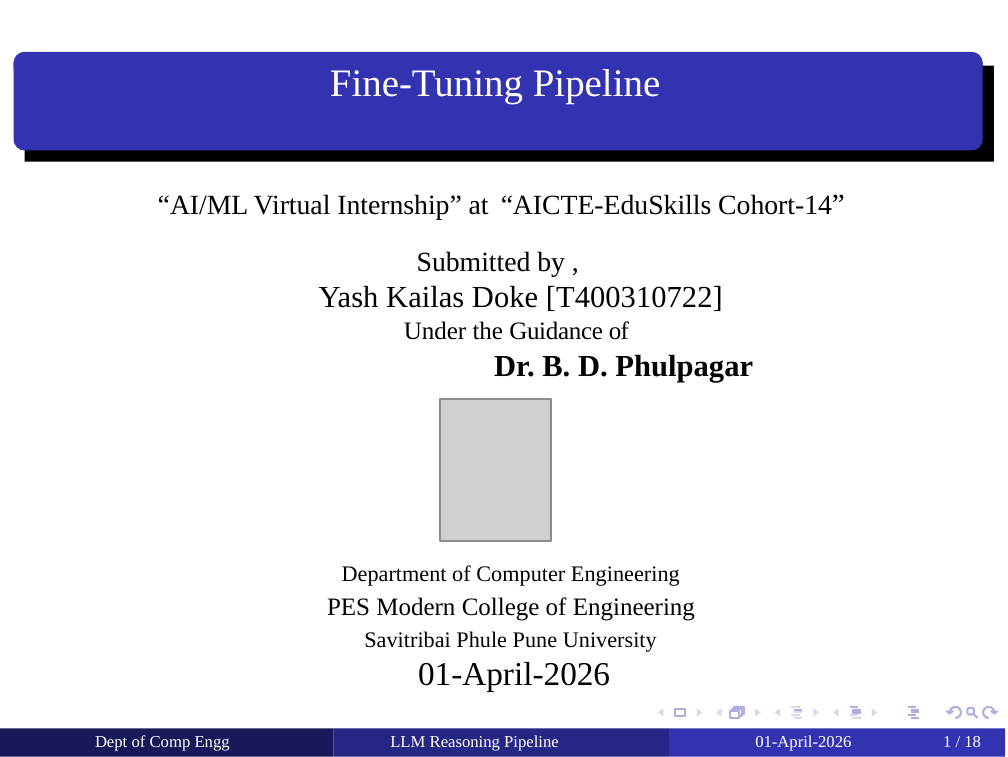
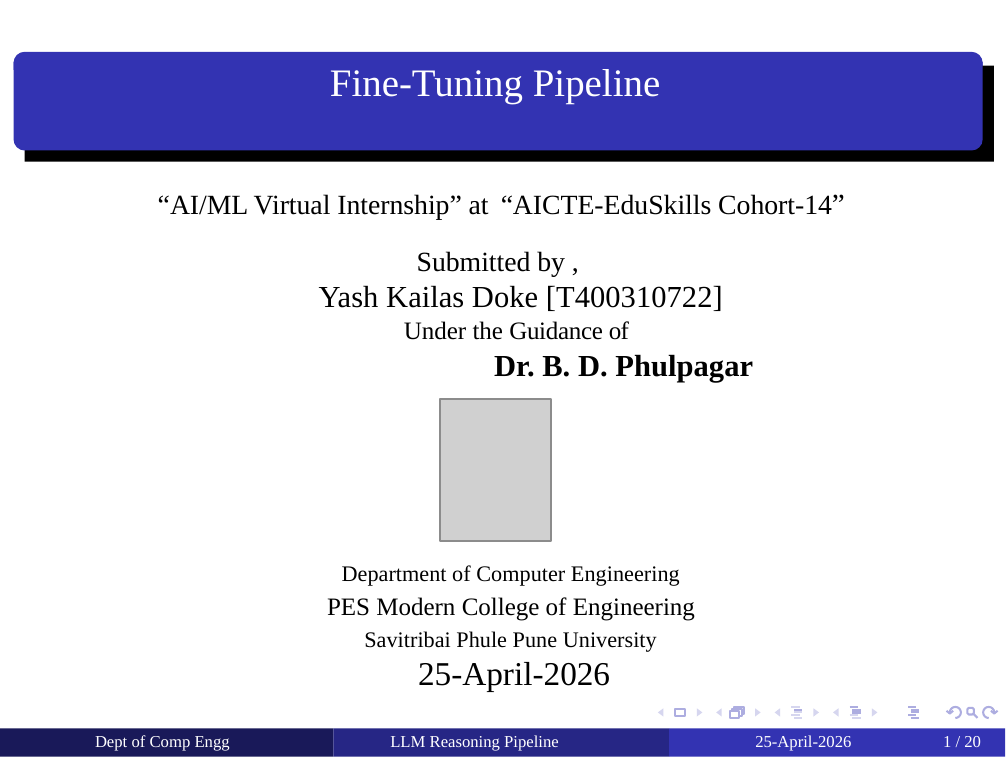
Before and after one commit to yashdoke7/llm-reasoning-pipeline, a slide deck: slide 1 of docs/Internship Review.pptx. Drawn at 1008x757 pixels with LibreOffice and Linux fonts; fonts in the diff are those of the drawing; grey boxes stand for pictures. Boxes give left, top, right and bottom in pixels: in the first picture for what was removed or moved away, otherwise in the second. Text is boxed around its words. In the diff, an @@ line names an element or a change of style, - is before the commit and + after.

Commit message:
docs: finalize project report deliverables, architecture figures, and evaluation traces

```diff
--- a/docs/Internship Review.pptx
+++ b/docs/Internship Review.pptx
@@ text at [418,662,610,692]: text changed @@
-01-April-2026
+25-April-2026
@@ text at [755,735,851,750]: text changed @@
-01-April-2026
+25-April-2026
@@ page number at [943,736,981,747]: text changed @@
-1 / 18
+1 / 20
```
Also in this commit, not shown: 17 other slides changed, 2 slides added, 13 other files.
